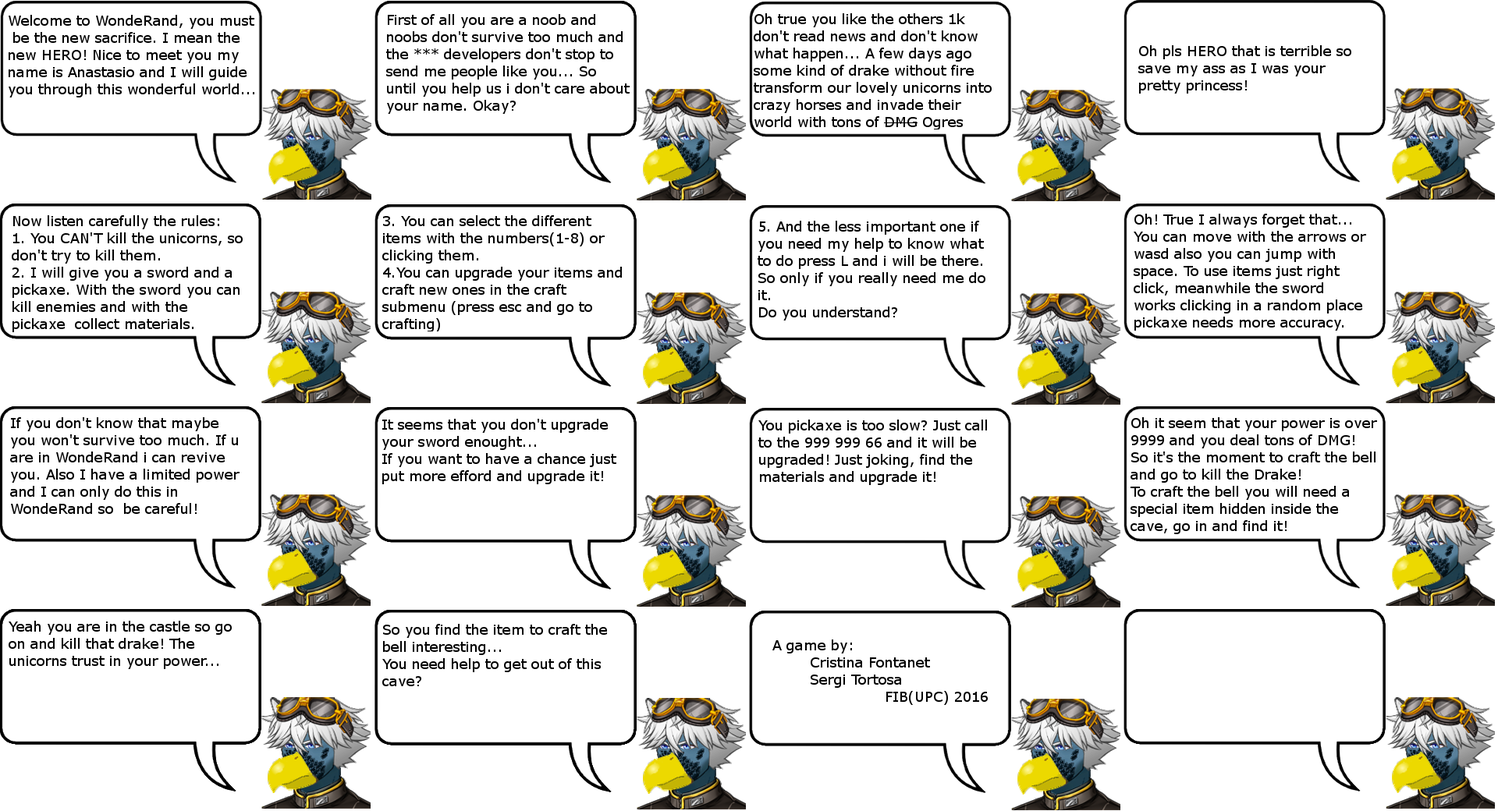
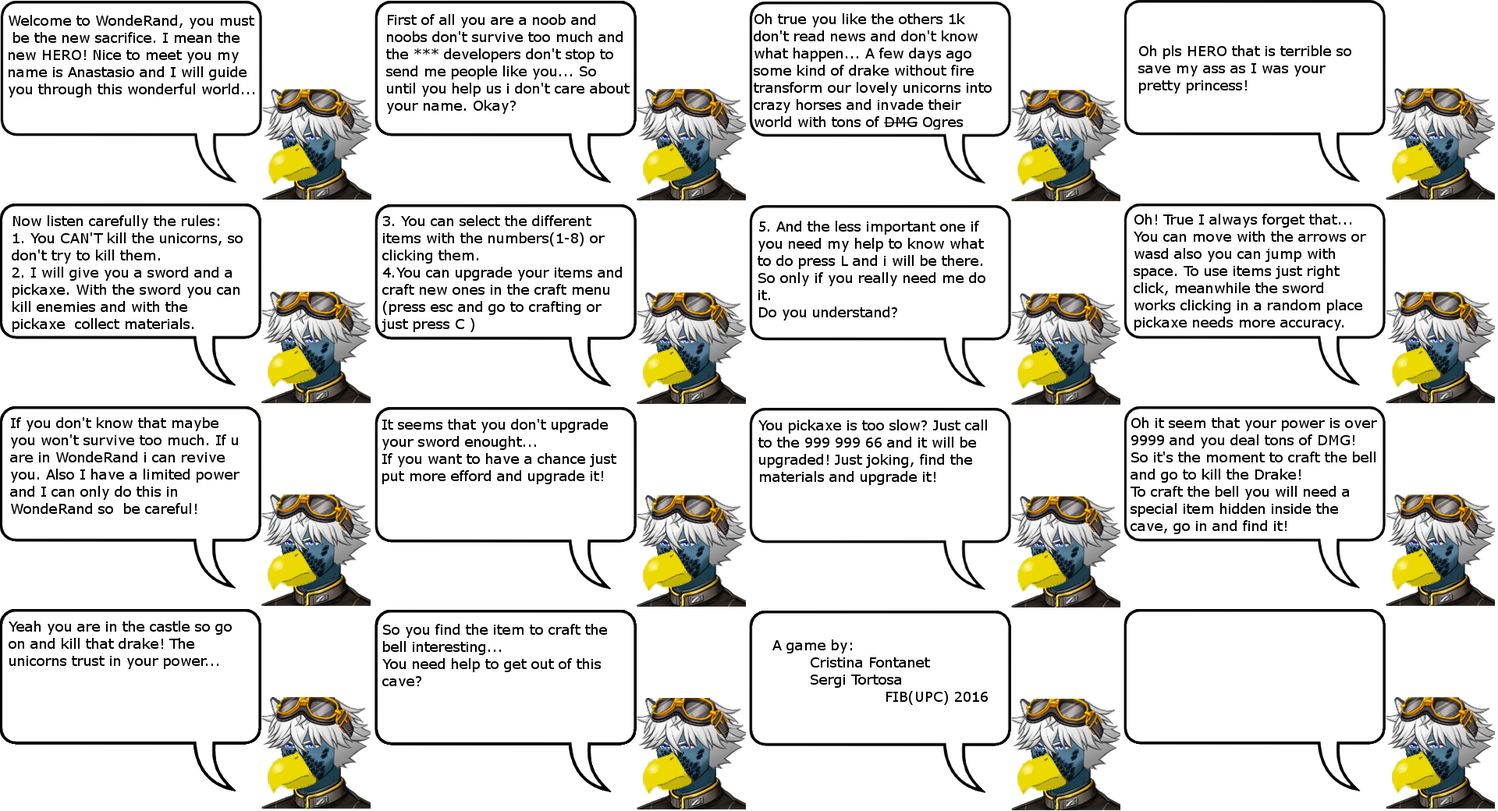
Layers edited between the first and the second 1498×811 image:
painted on "3. You can select the differen..." over (381, 287, 610, 333)
